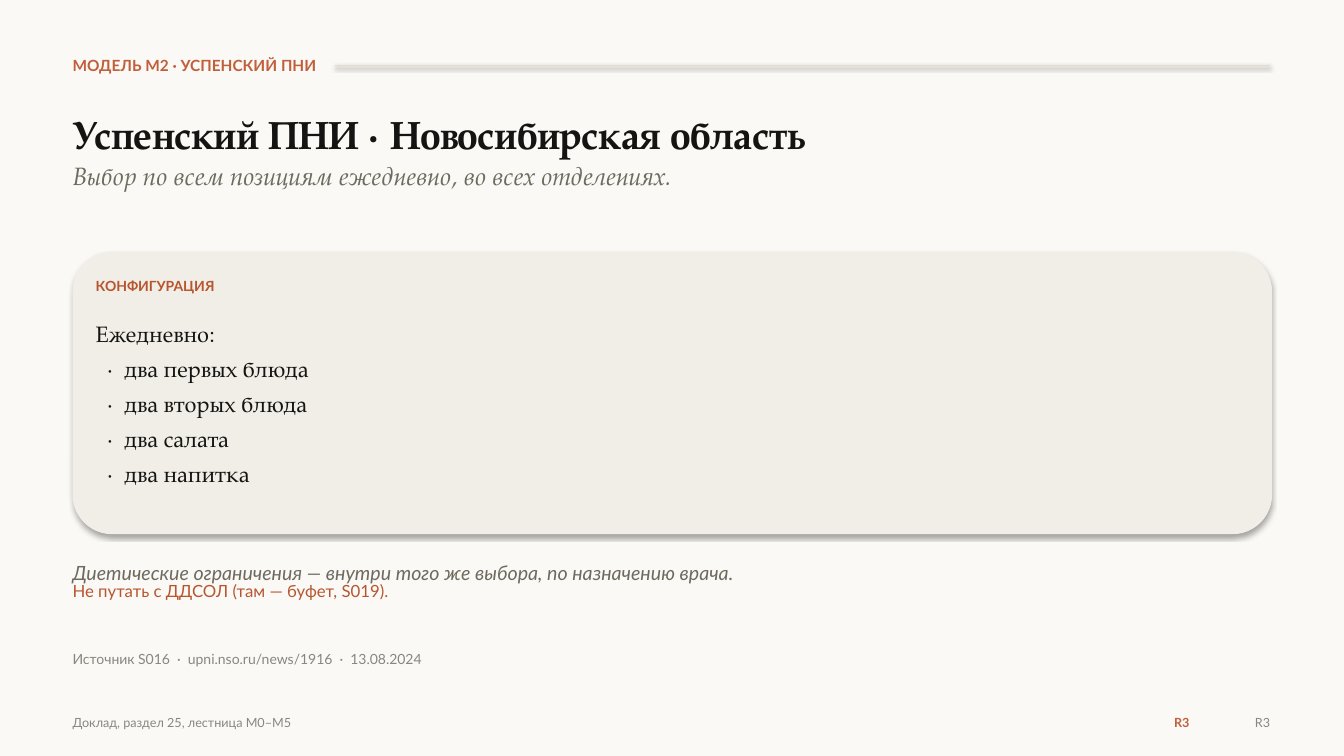
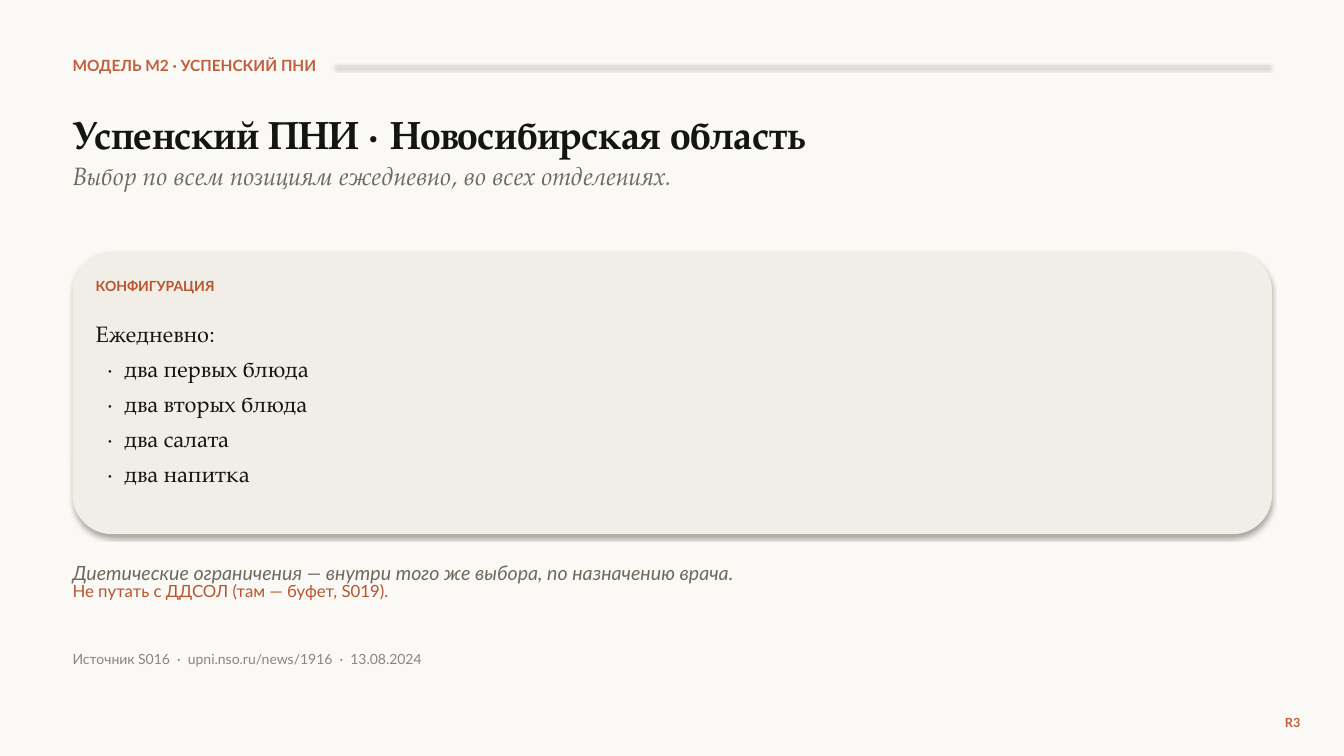
Before and after one commit to qlolp/seminar-variable-food-2026, a slide deck: slide 22 of 02_презентация/презентация_v6/Презентация_v6_Не_просто_накормить.pptx. Drawn at 1344x756 pixels with LibreOffice and Linux fonts; fonts in the diff are those of the drawing. Boxes give left, top, right and bottom in pixels: in the first picture for what was removed or moved away, otherwise in the second. Text is boxed around its words. In the diff, an @@ line names an element or a change of style, - is before the commit and + after.

```diff
--- a/02_презентация/презентация_v6/Презентация_v6_Не_просто_накормить.pptx
+++ b/02_презентация/презентация_v6/Презентация_v6_Не_просто_накормить.pptx
@@ text removed at box(73, 718, 291, 729) @@
-Доклад, раздел 25, лестница М0–М5
@@ text removed at box(1174, 718, 1189, 727) @@
-R3
@@ text "R3": place and size @@
-text "R3" at box(1255, 718, 1270, 727)
+text "R3" at box(1285, 718, 1300, 727)
@@ text "R3" at box(1285, 718, 1300, 727): text colour #87867F to #C15F3C, bold on @@
```
Also in this commit, not shown: 29 other slides changed, 22 other files.
